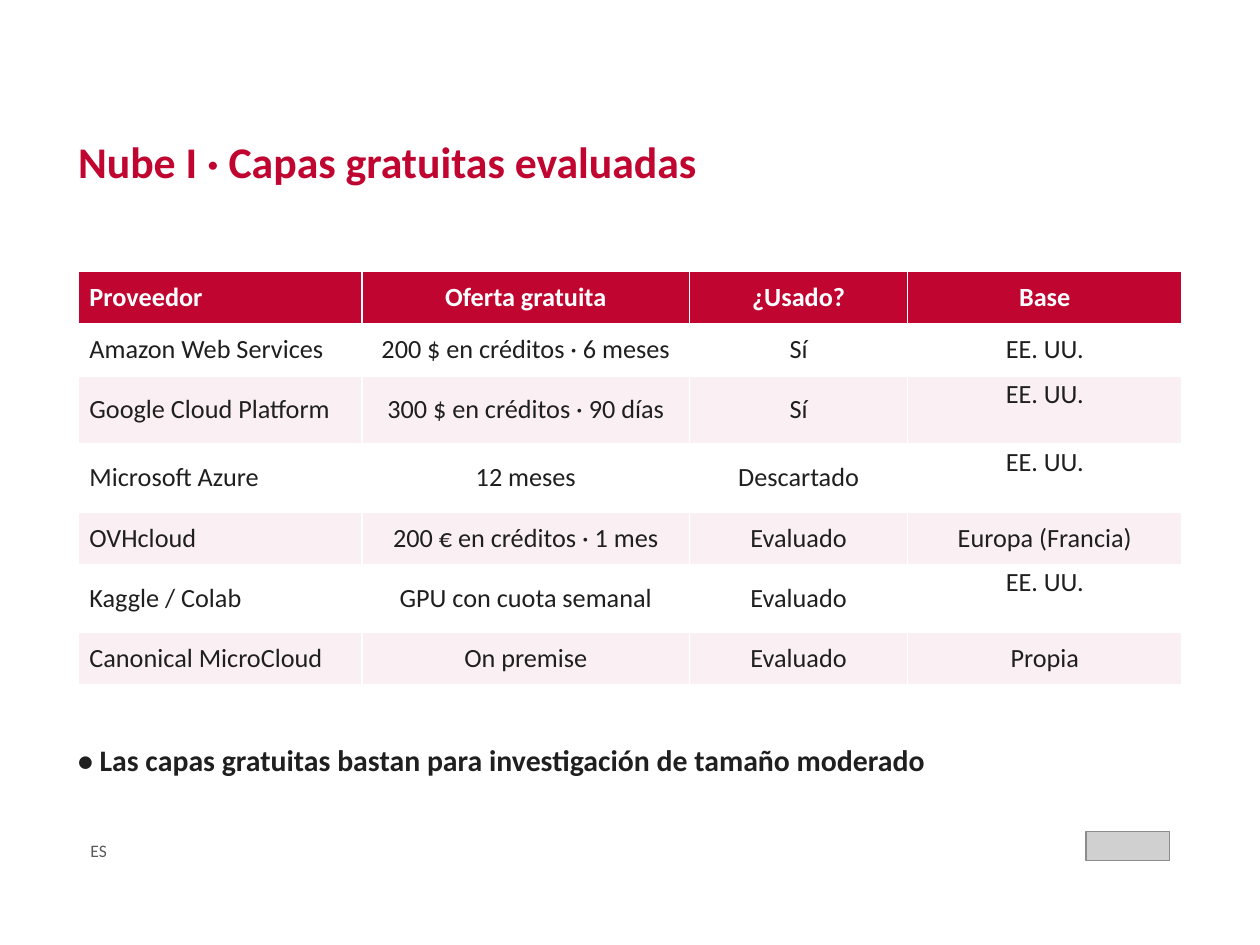
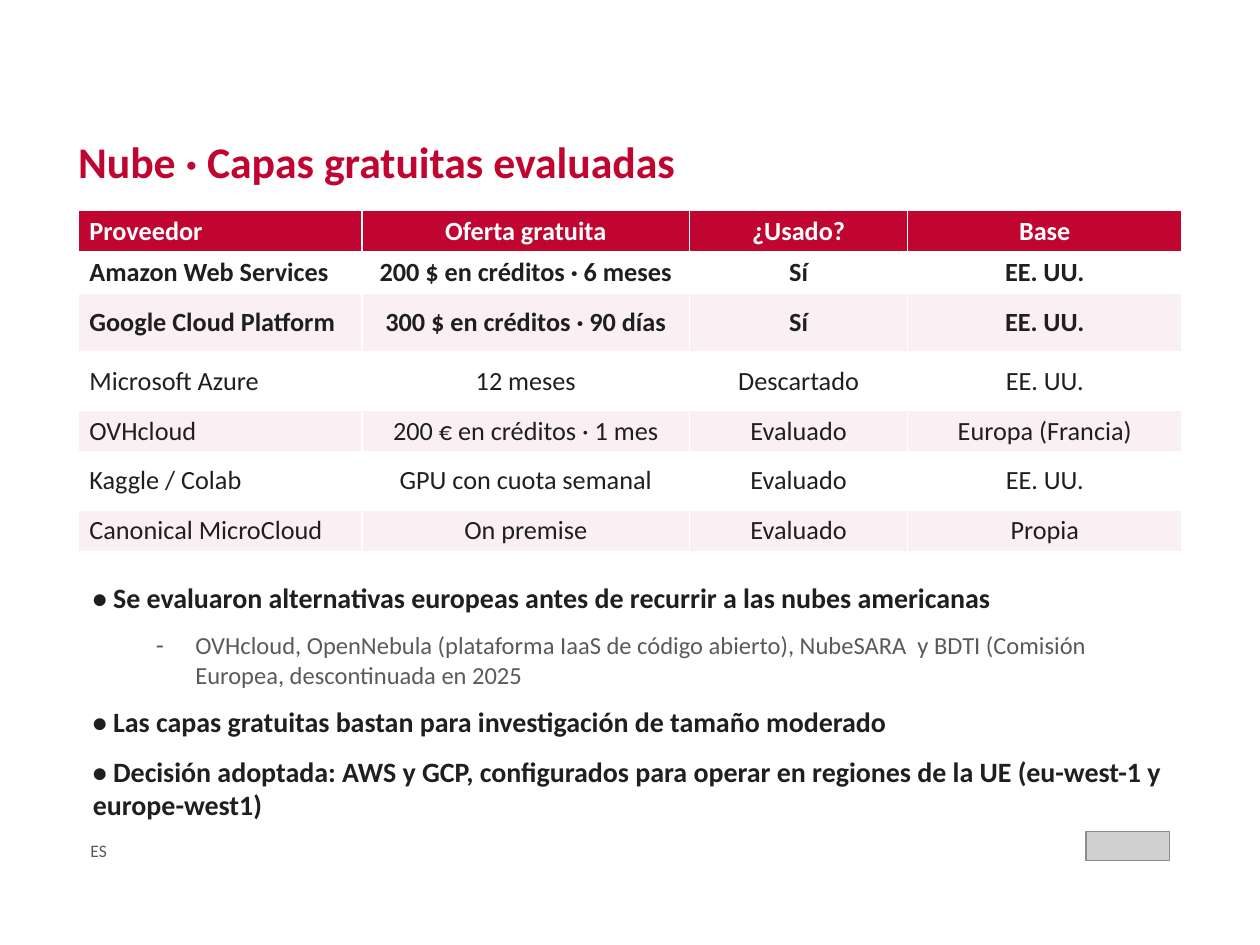
Before and after one commit to crismo04/TFM-cloud-soliutions-to-public-data, a slide deck: slide 7 of master's thesis/TFM_MII_Cloud_AI_PublicData_MolinaCristian_2026.pptx (slide 8 before the commit). Drawn at 1260x945 pixels with LibreOffice and Linux fonts; fonts in the diff are those of the drawing; grey boxes stand for pictures; background and template pictures are left out. Boxes give left, top, right and bottom in pixels: in the first picture for what was removed or moved away, otherwise in the second. Text is boxed around its words. In the diff, an @@ line names an element or a change of style, - is before the commit and + after.

```diff
--- a/master's thesis/TFM_MII_Cloud_AI_PublicData_MolinaCristian_2026.pptx
+++ b/master's thesis/TFM_MII_Cloud_AI_PublicData_MolinaCristian_2026.pptx
@@ text at (x1=78, y1=147, x2=674, y2=186): text changed @@
-Nube I · Capas gratuitas evaluadas
+Nube · Capas gratuitas evaluadas
@@ table at (x1=78, y1=210, x2=1182, y2=552) @@
@@ bold on in "Amazon Web Services", "200 $ en créditos · 6 meses", "Sí", "EE. UU." and 4 more places @@
@@ table resized from (x1=78, y1=271, x2=1182, y2=685) to (x1=78, y1=210, x2=1182, y2=552) @@
@@ text added at (x1=93, y1=588, x2=1160, y2=820), 16 pt, text #1F1F1F, bold @@
+• Se evaluaron alternativas europeas antes de recurrir a las nubes americanas
+  – OVHcloud, OpenNebula (plataforma IaaS de código abierto), NubeSARA y BDTI (Comisión Europea, descontinuada en 2025
+• Las capas gratuitas bastan para investigación de tamaño moderado
+• Decisión adoptada: AWS y GCP, configurados para operar en regiones de la UE (eu-west-1 y europe-west1)
@@ text removed at (x1=100, y1=750, x2=925, y2=776) @@
-• Las capas gratuitas bastan para investigación de tamaño moderado
```
Also in this commit, not shown: 14 other slides changed, 2 slides added, 7 slides removed, 1 other file.
